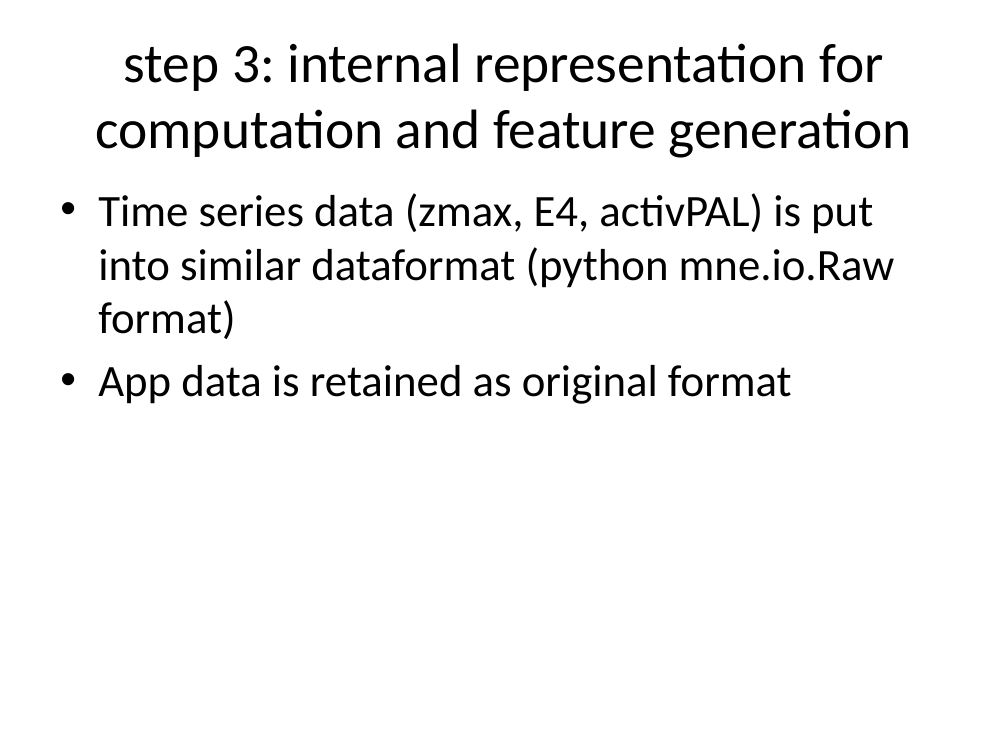
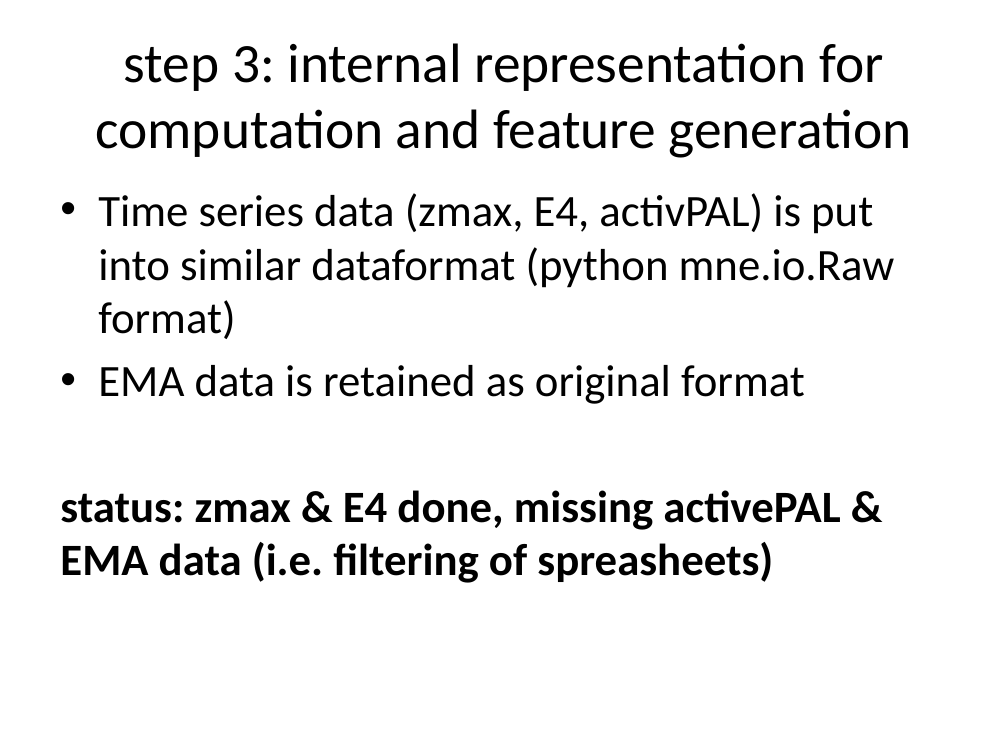
Before and after one commit to raytut/wearanize, a slide deck: slide 11 of snippets/HBS_wearanize.pptx. Drawn at 1008x756 pixels with LibreOffice and Linux fonts; fonts in the diff are those of the drawing. Boxes give left, top, right and bottom in pixels: in the first picture for what was removed or moved away, otherwise in the second. Text is boxed around its words. In the diff, an @@ line names an element or a change of style, - is before the commit and + after.

```diff
--- a/snippets/HBS_wearanize.pptx
+++ b/snippets/HBS_wearanize.pptx
@@ text at (x1=60, y1=365, x2=840, y2=583): text changed; bold on @@
-• App data is retained as original format
+• EMA data is retained as original format
+status: zmax & E4 done, missing activePAL & EMA data (i.e. filtering of spreasheets)
```
Also in this commit, not shown: 6 other slides changed, 1 slide added.
